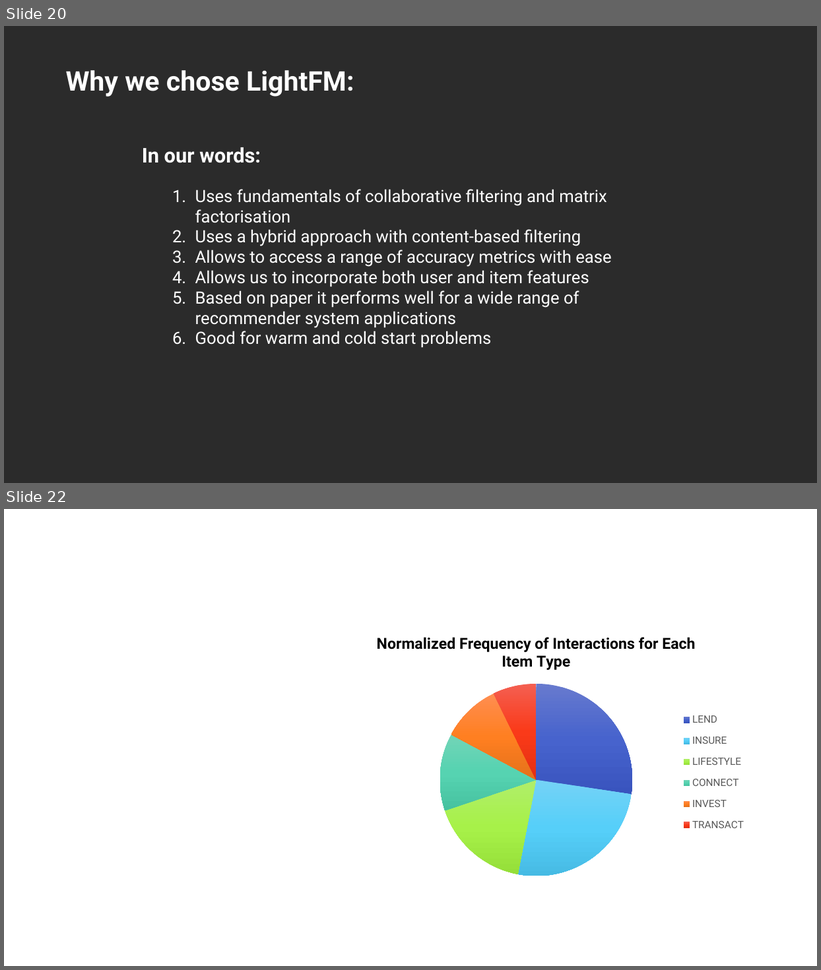
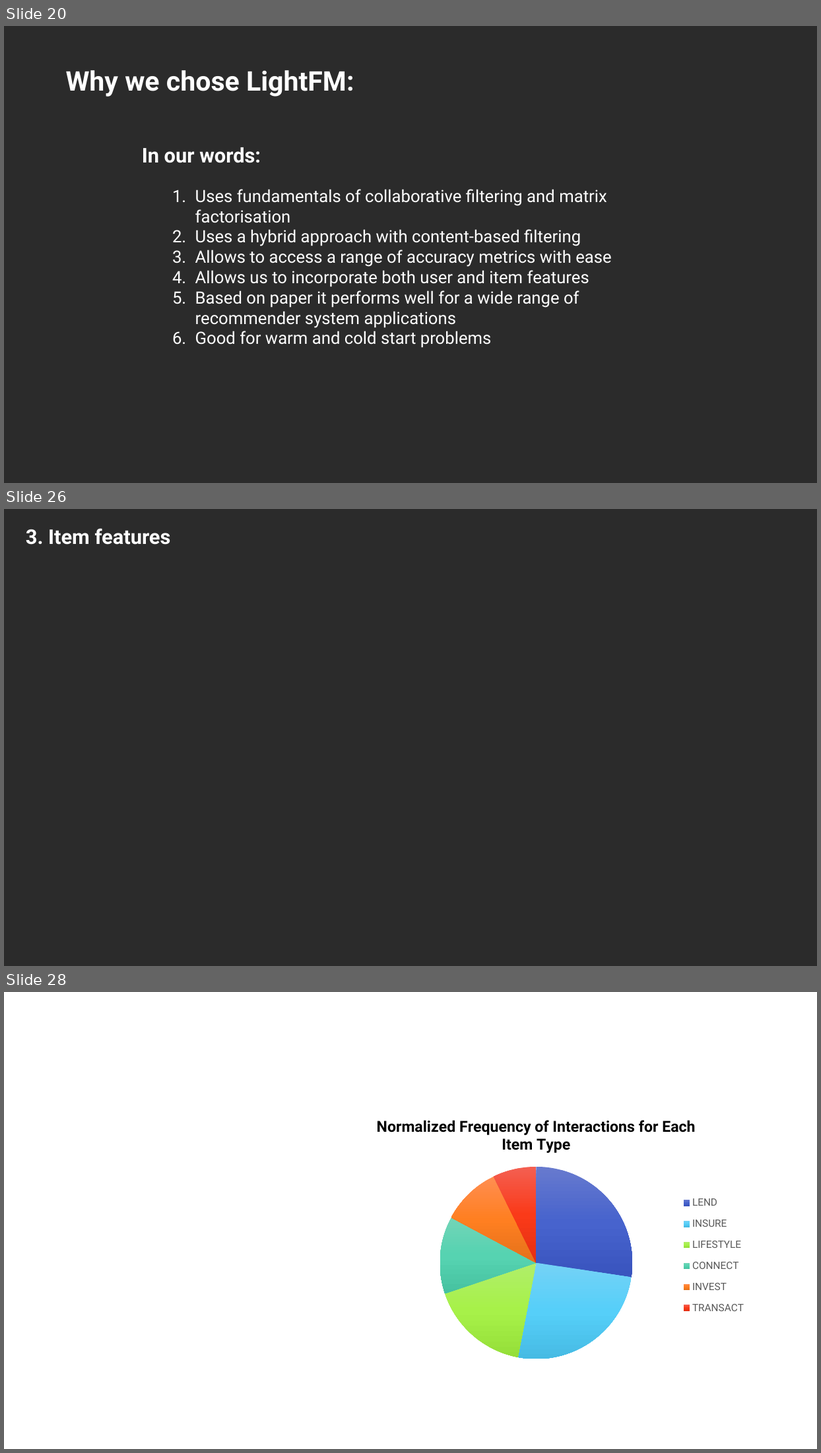
Before and after one commit to lizesteyn/FNBdataquest, a slide deck: Presentation1.pptx. Shown one above the other, each under a label of ours: slides 20 and 22 before the commit, slides 20, 26 and 28 after it; the slides between them are not shown. The pictures are 821x970 and 821x1453 pixels, drawn with LibreOffice and Linux fonts; fonts in the diff are those of the drawing; background and template pictures are left out; a plain dark background stands for a picture behind light text. Boxes give left, top, right and bottom in pixels: in the first picture for what was removed or moved away, otherwise in the second. Text is boxed around its words. In the diff, an @@ line names an element or a change of style, - is before the commit and + after.

```diff
--- a/Presentation1.pptx
+++ b/Presentation1.pptx
@@ slide 26 added at [4,509,817,966], background picture (left out) @@
@@ text added at [26,528,171,545], 24 pt, text #FFFFFF, bold @@
+3. Item features
@@ what was slide 22 is now slide 28 @@
```
Also in this commit, not shown: 5 other slides added.
